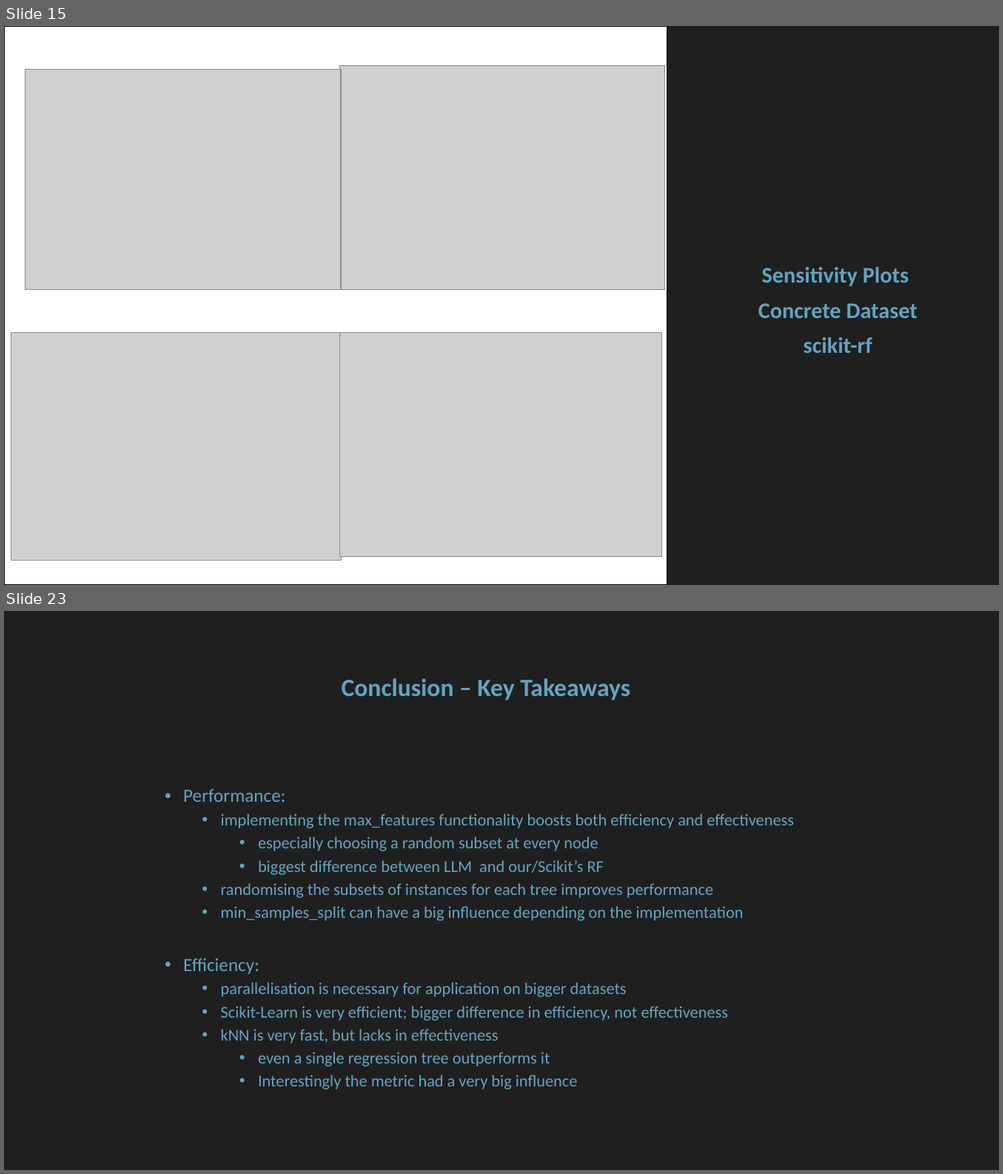
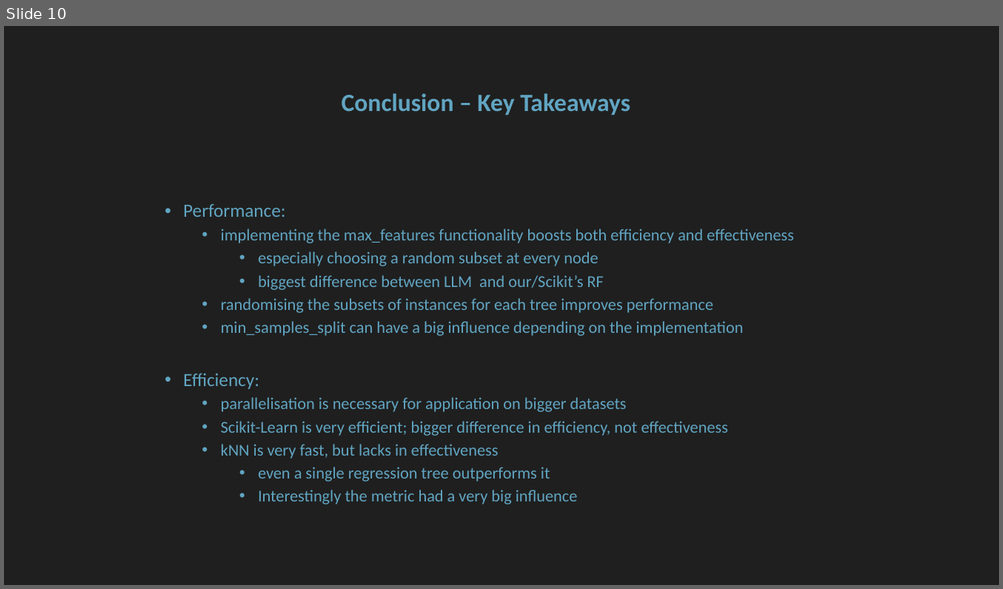
Before and after one commit to floengl/Machine-Learning, a slide deck: Exercise_3/Exercise3_slides.pptx. Shown one above the other, each under a label of ours: slides 15 and 23 before the commit, slide 10 after it; the slides between them are not shown. The pictures are 1003x1174 and 1003x589 pixels, drawn with LibreOffice and Linux fonts; fonts in the diff are those of the drawing; grey boxes stand for pictures. Boxes give left, top, right and bottom in pixels: in the first picture for what was removed or moved away, otherwise in the second. Text is boxed around its words. In the diff, an @@ line names an element or a change of style, - is before the commit and + after.

```diff
--- a/Exercise_3/Exercise3_slides.pptx
+++ b/Exercise_3/Exercise3_slides.pptx
@@ slide 15 removed at (4, 26, 999, 585), background #1F1F1F @@
@@ rectangle removed at (4, 26, 666, 585) @@
@@ picture removed at (25, 69, 341, 290) @@
@@ picture removed at (340, 65, 664, 290) @@
@@ title removed at (758, 267, 917, 353) @@
-Sensitivity Plots
-Concrete Dataset
-scikit-rf
@@ picture removed at (11, 332, 341, 561) @@
@@ picture removed at (340, 332, 662, 557) @@
@@ what was slide 23 is now slide 10 @@
```
Also in this commit, not shown: 4 slides changed, 3 slides added, 15 other slides removed, 6 other files.
